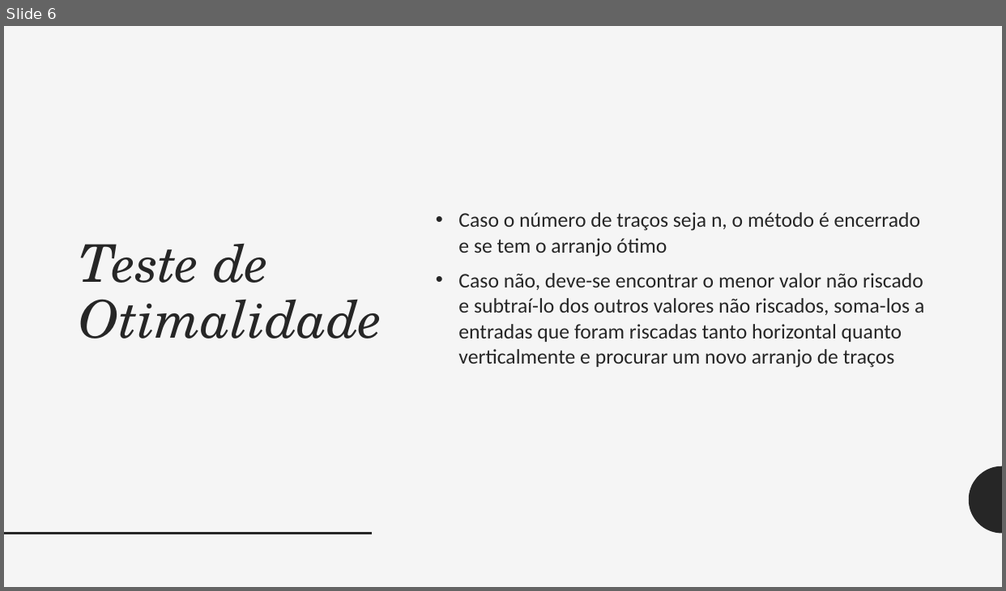
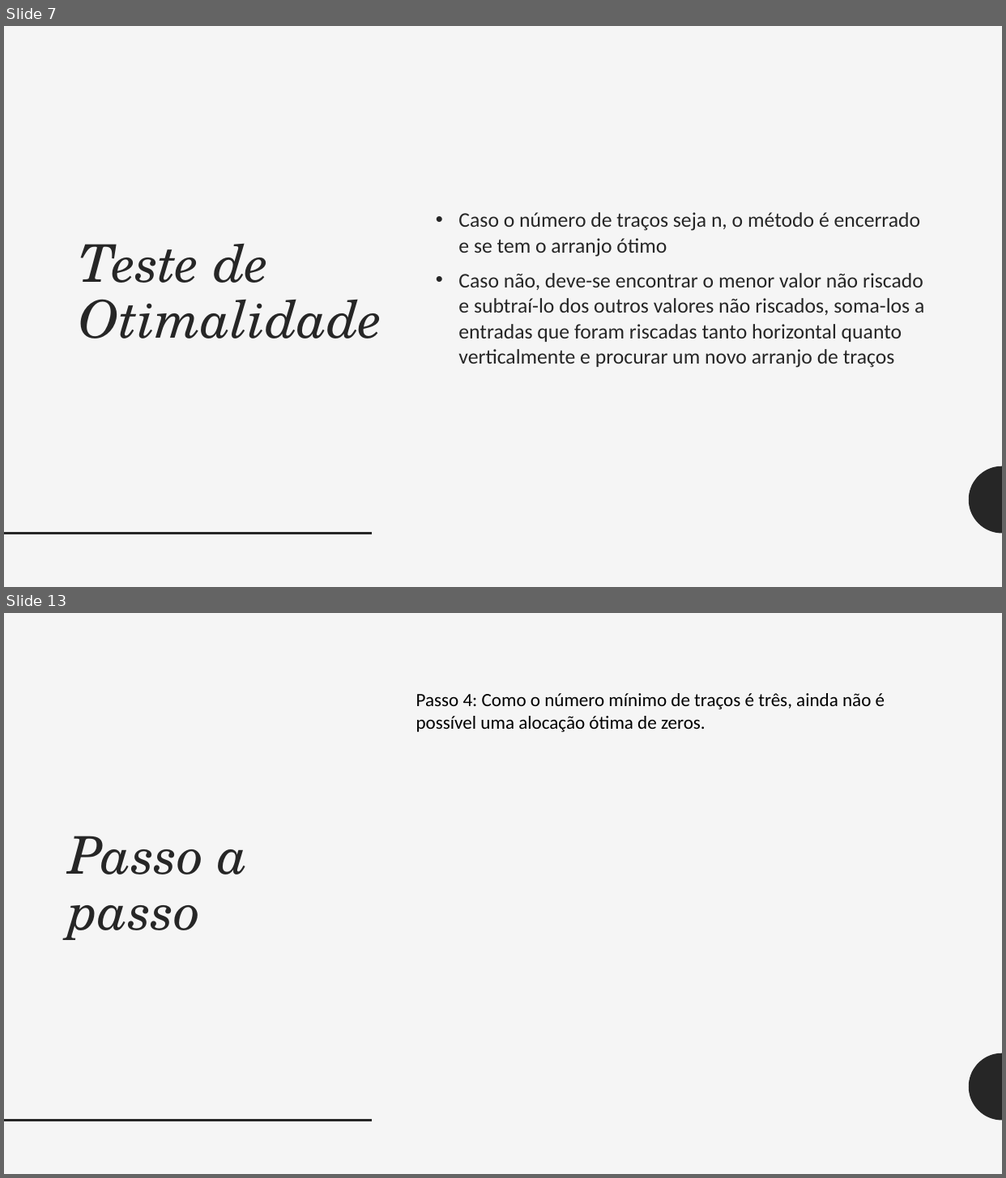
Before and after one commit to rafaelmotaalves/MetodoHungaro, a slide deck: MetodoHungaro.pptx. Shown one above the other, each under a label of ours: slide 6 before the commit, slides 7 and 13 after it; the slides between them are not shown. The pictures are 1006x591 and 1006x1178 pixels, drawn with LibreOffice and Linux fonts; fonts in the diff are those of the drawing. Boxes give left, top, right and bottom in pixels: in the first picture for what was removed or moved away, otherwise in the second. Text is boxed around its words. In the diff, an @@ line names an element or a change of style, - is before the commit and + after.

```diff
--- a/MetodoHungaro.pptx
+++ b/MetodoHungaro.pptx
@@ slide 13 added at (4,613,1002,1174), background #F5F5F5; not listed: 2 template elements that a slide beside it also shows @@
@@ text added at (416,693,884,732), 18 pt, text #000000 @@
+Passo 4: Como o número mínimo de traços é três, ainda não é
+possível uma alocação ótima de zeros.
@@ title added at (69,836,248,940), 50 pt, text #262626, italic @@
+Passo a passo
@@ what was slide 6 is now slide 7 @@
```
Also in this commit, not shown: 2 slides changed, 12 other slides added.
